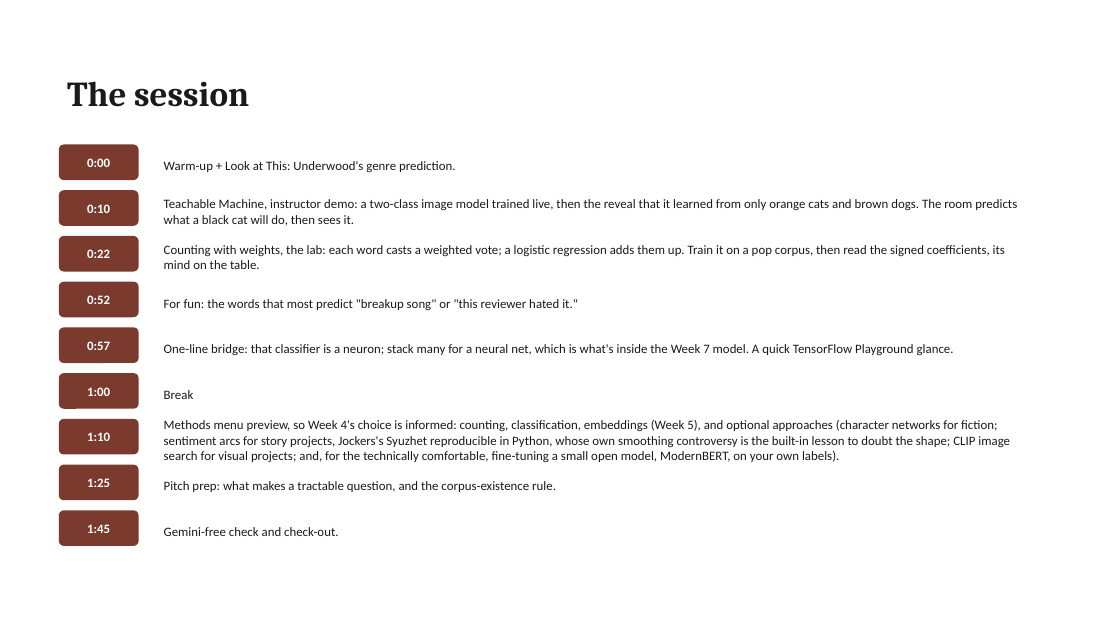
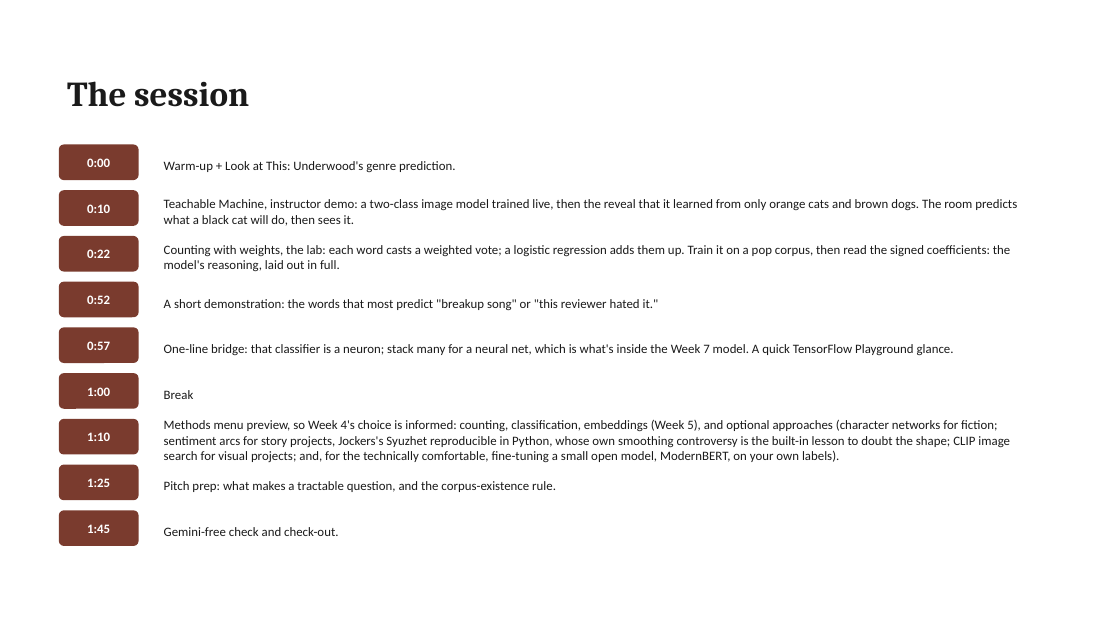
Before and after one commit to lucianli123/culture-as-data-2026, a slide deck: slide 9 of slides/pptx/week-03.pptx. Drawn at 1120x630 pixels with LibreOffice and Linux fonts; fonts in the diff are those of the drawing. Boxes give left, top, right and bottom in pixels: in the first picture for what was removed or moved away, otherwise in the second. Text is boxed around its words. In the diff, an @@ line names an element or a change of style, - is before the commit and + after.

```diff
--- a/slides/pptx/week-03.pptx
+++ b/slides/pptx/week-03.pptx
@@ text at [164,245,1010,271]: text changed @@
-Counting with weights, the lab: each word casts a weighted vote; a logistic regression adds them up. Train it on a pop corpus, then read the signed coefficients, its mind on the table.
+Counting with weights, the lab: each word casts a weighted vote; a logistic regression adds them up. Train it on a pop corpus, then read the signed coefficients: the model's reasoning, laid out in full.
@@ text at [164,299,659,310]: text changed @@
-For fun: the words that most predict "breakup song" or "this reviewer hated it."
+A short demonstration: the words that most predict "breakup song" or "this reviewer hated it."
```
Also in this commit, not shown: 4 other slides changed, 37 other files.
